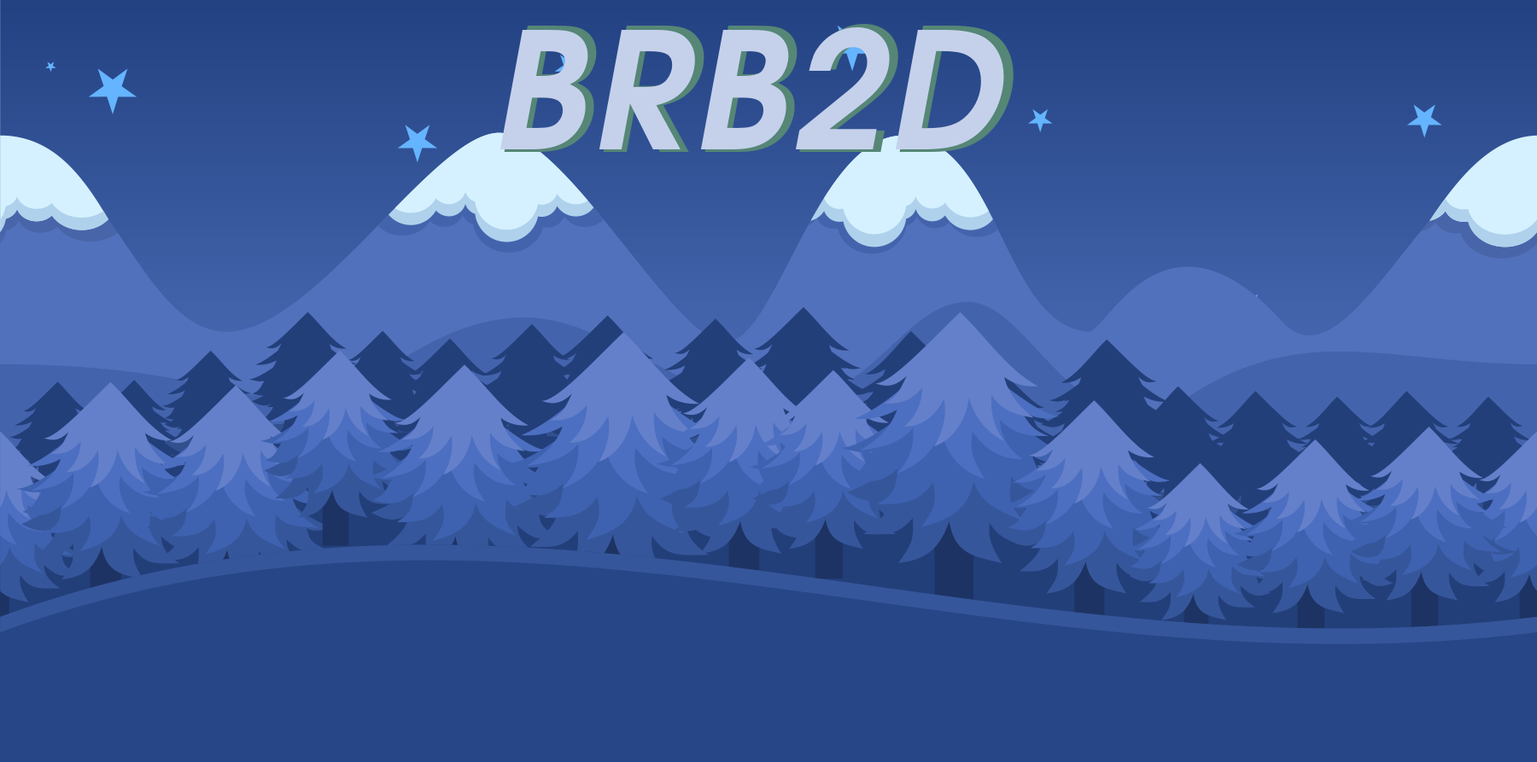
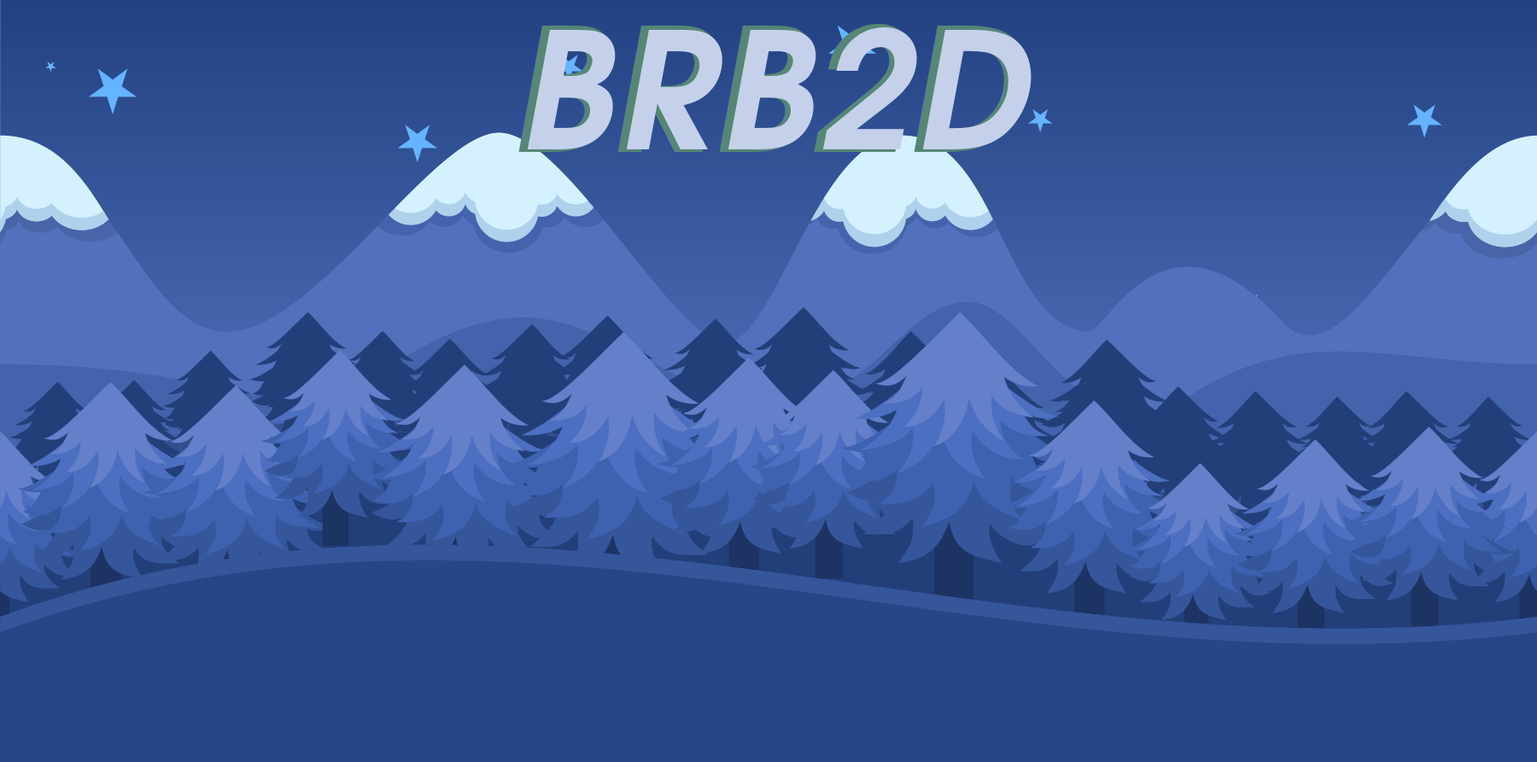
The second 1537×762 image is a revision of the first. Changes to its layers:
painted on "BRB2D #1" over left=500, top=27, right=1032, bottom=150
painted on "BRB2D" over left=503, top=23, right=1028, bottom=152
